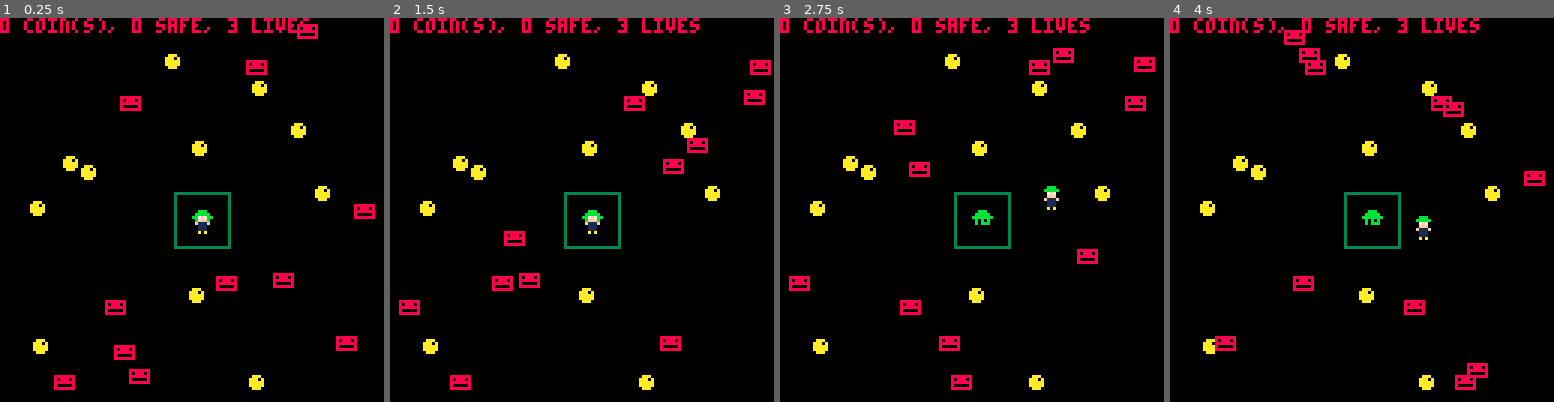
Above: before the commit, frames 1-4 (left to right).
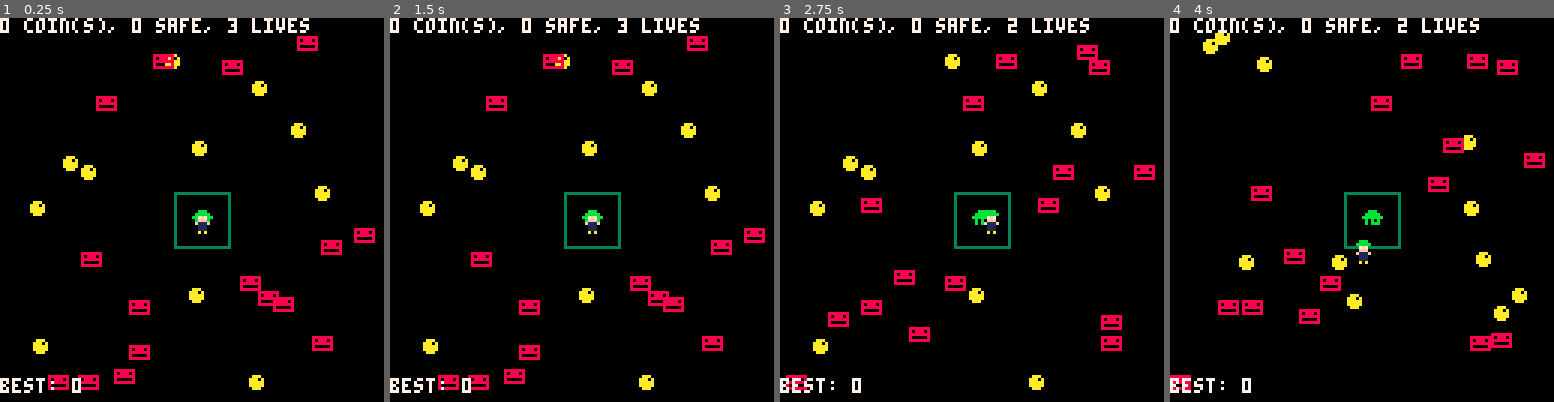
Above: after the commit, the same moments.

Repository: robmilward/one-hour-game-jam-268
Game: PICO-8 cartridge 1hrgame268.p8
Same seed, same stepped clock (60 frames per second), same inputs: the game is played once before the commit and once after it.
Inputs:
- Up to frame 1 (0.25 s): no input
- Up to frame 2 (1.5 s): no input
- Up to frame 3 (2.75 s): hold Right 1.6-2.1 s; hold Up 2.15-2.42 s; hold Right from 2.47 s (still down)
- Up to frame 4 (4 s): release Right at 3.03 s; hold Left 3.08-3.58 s; hold Down 3.63-3.97 s

The runs differ from the first frame. In frame 1, 5.4% of the frame differs, in the area x 0-98%, y 0-98%; in frame 2, 5.8%; in frame 3, 6.2%; in frame 4, 8.8%.

Commit message:
Final submission

Diff:
--- a/1hrgame268.p8
+++ b/1hrgame268.p8
@@ -1,6 +1,8 @@
 pico-8 cartridge // http://www.pico-8.com
 version 27
 __lua__
+best=0
+
 home={
  x=64,
  y=64,
@@ -28,7 +30,11 @@
 
 function draw_enemies()
 	for enemy in all(enemies) do
-		print("😐", enemy.x, enemy.y, 8)
+		if(colliding(enemy,home,15)) then
+ 		print("😐", enemy.x, enemy.y, 6)
+		else
+			print("😐", enemy.x, enemy.y, 8)
+		end
 	end
 end
 
@@ -43,15 +49,19 @@
 end
 
 function update_enemies()
+	if(player.at_home == 1) then
+	 return
+ end
+
  for enemy in all(enemies) do
   if(enemy.d == 1) then
-   enemy.x=enemy.x+1
+   enemy.x=enemy.x+enemy.speed
   elseif (enemy.d == 2) then
-   enemy.x=enemy.x-1
+   enemy.x=enemy.x-enemy.speed
   elseif (enemy.d == 3) then
-			enemy.y=enemy.y+1
+			enemy.y=enemy.y+enemy.speed
   else
-  	enemy.y=enemy.y-1
+  	enemy.y=enemy.y-enemy.speed
 		end
 
 		if(enemy.x<=0) then
@@ -66,11 +76,6 @@
 		if(enemy.y>=120) then
 		 enemy.d=4
 		end
-
---		if (colliding(enemy,home,15) then
---   if(enemy.d == 1)
---		end
-
  end
 end
 
@@ -83,13 +88,16 @@
 
 function _draw()
 	cls()
-	print(player.coins.." coin(s), "..home.coins.." safe, "..player.lives.." lives", 0, 0)
+
+	print("⌂", home.x, home.x, 11)
 	rect(58, 58, 76, 76, 3)
-	print("⌂", home.x, home.x, 11)
-	spr(1, player.x, player.y)
-
 	draw_coins()
 	draw_enemies()
+
+	spr(1, player.x, player.y)
+
+	print(player.coins.." coin(s), "..home.coins.." safe, "..player.lives.." lives", 0, 0, 7)
+	print("best: "..best, 0, 120, 7)
 end
 
 
@@ -114,15 +122,39 @@
 
 function enemy_collide()
 	for enemy in all(enemies) do
-  if(colliding(enemy, player, 5)) then
+  _with_player=colliding(enemy, player, 5)
+  _with_home=colliding(enemy,home,15)
+
+	 if(_with_home and _with_player) then
+	  sfx(3)
+	  return
+	 end
+
+  if(_with_player) then
    sfx(2)
    player.coins=0
    player.at_home=1
    player.x=home.x
    player.y=home.y
    player.lives=player.lives-1
+   if(player.lives == 0) then
+    reset()
+   end
   end
  end
+end
+
+function reset()
+	player={
+	 x=64,
+	 y=64,
+	 lives=3,
+	 coins=0,
+	 at_home=1
+	}
+	home.coins=0
+	generate_coins()
+	generate_enemies()
 end
 
 function enter_home()
@@ -130,11 +162,16 @@
  	if(player.at_home == 0) then
   	sfx(1)
   	generate_coins()
+  	randomize_enemies()
  	end
  	player.at_home=1
   if(player.coins > 0) then
 	  home.coins=home.coins+player.coins
 	  player.coins=0
+
+	  if (home.coins > best) then
+	   best = home.coins
+	  end
   end
  else
   player.at_home=0
@@ -154,17 +191,26 @@
 end
 
 function generate_enemies()
- for i=0,10 do
+ enemies={}
+ for i=0,15 do
 	 repeat
 		 _enemy={
 		  x=ceil(rnd(120)),
 		  y=ceil(rnd(120)),
-		  d=flr(rnd(4))+1
+		  d=flr(rnd(4))+1,
+		  speed=rnd(1.5)+0.75
 		 }
  	until (not colliding(_enemy,home,15))
 
 	 add(enemies, _enemy)
 	end
+end
+
+function randomize_enemies()
+ for enemy in all(enemies) do
+  enemy.d=flr(rnd(4))+1
+		enemy.speed=rnd(1.5)+0.75
+ end
 end
 
 generate_coins()
Not shown, changed: the thumbnail (__label__) section of 1hrgame268.p8
Not shown, changed: the sound effects (__sfx__) section of 1hrgame268.p8
Not shown, changed: index.html
Not shown, changed: index.js
